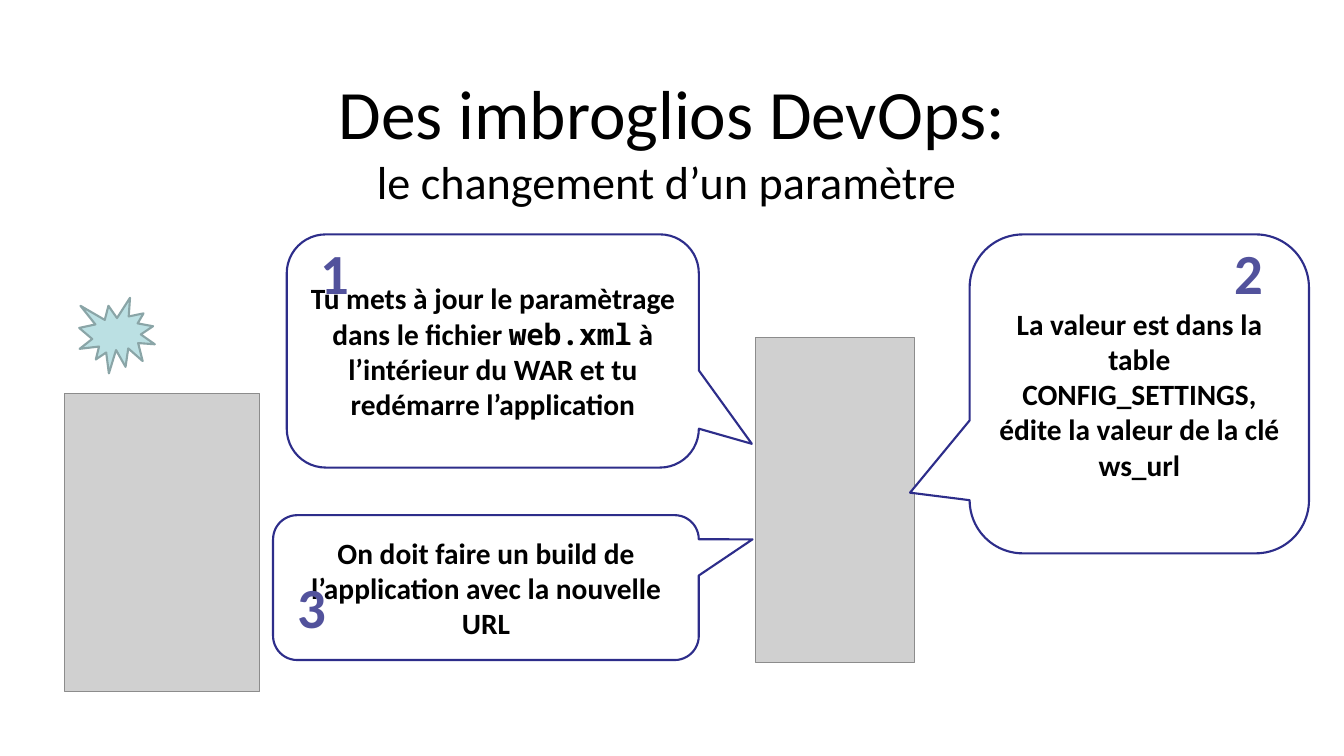
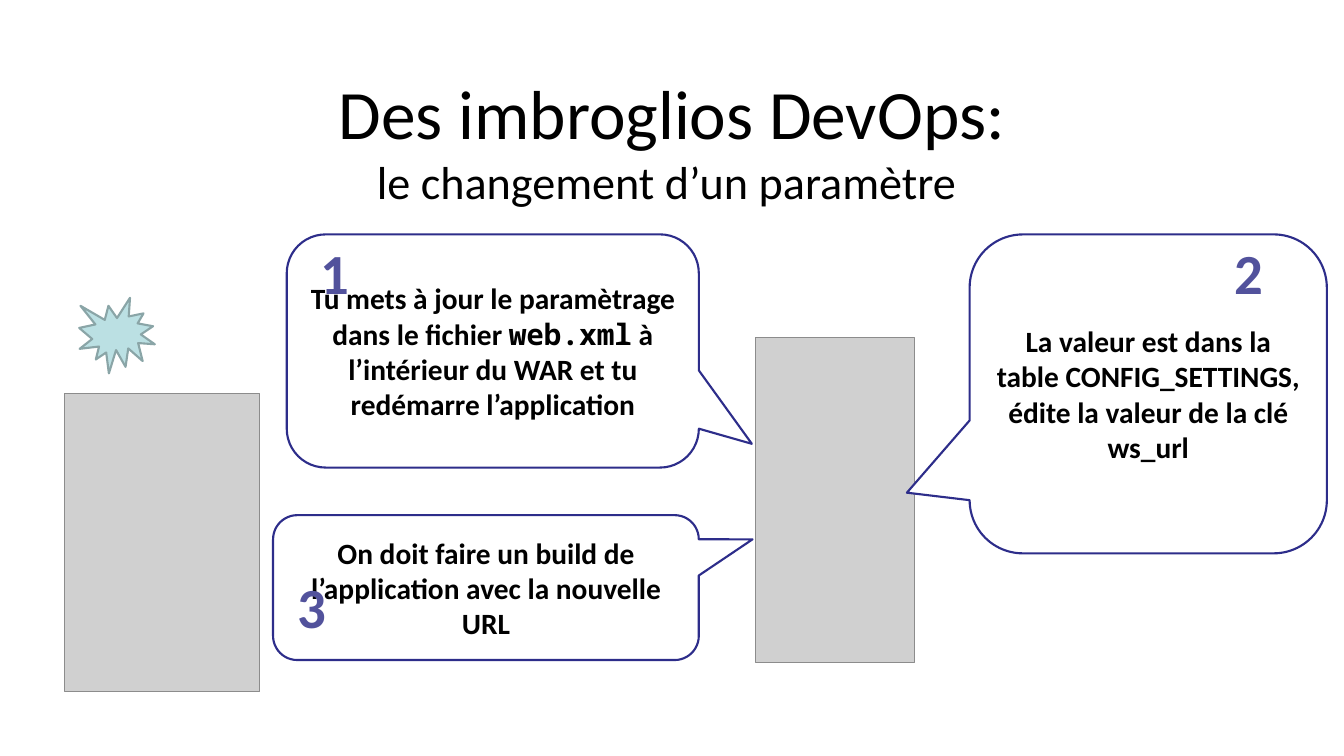
Before and after one commit to dbaeli/conf4j, a slide deck: slide 5 of conf4j-slides/Devops_Configuration_Jungle_Devoxx_FR_2012.pptx. Drawn at 1344x756 pixels with LibreOffice and Linux fonts; fonts in the diff are those of the drawing; grey boxes stand for pictures; background and template pictures are left out. Boxes give left, top, right and bottom in pixels: in the first picture for what was removed or moved away, otherwise in the second. Text is boxed around its words. In the diff, an @@ line names an element or a change of style, - is before the commit and + after.

```diff
--- a/conf4j-slides/Devops_Configuration_Jungle_Devoxx_FR_2012.pptx
+++ b/conf4j-slides/Devops_Configuration_Jungle_Devoxx_FR_2012.pptx
@@ rounded speech box "La valeur est dans la ...": place and size @@
-rounded speech box "La valeur est dans la ..." at [970,234,1309,553]
+rounded speech box "La valeur est dans la ..." at [970,234,1327,553]
```
Also in this commit, not shown: 8 other slides changed, 1 slide added, 1 slide removed.
